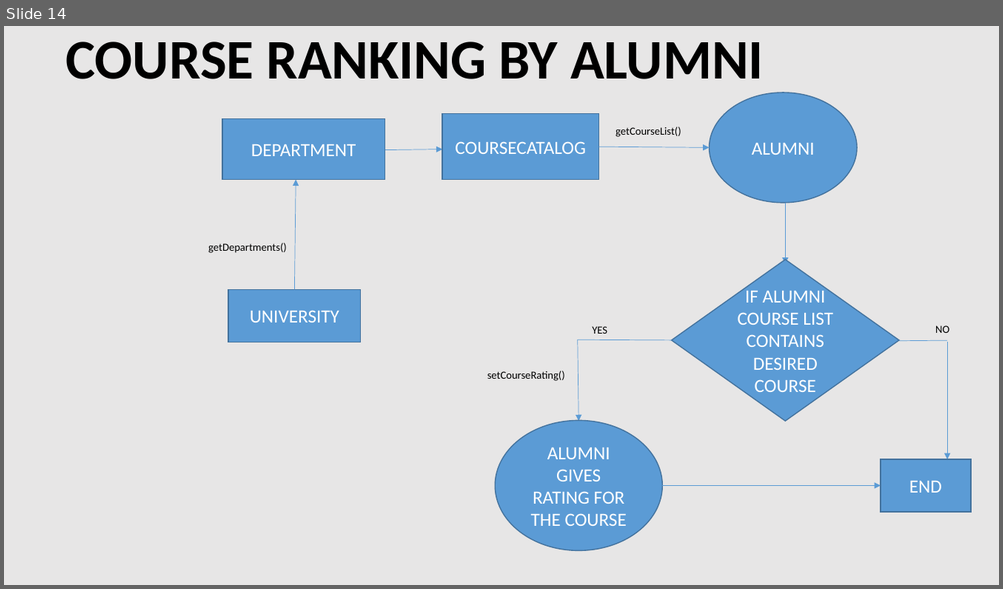
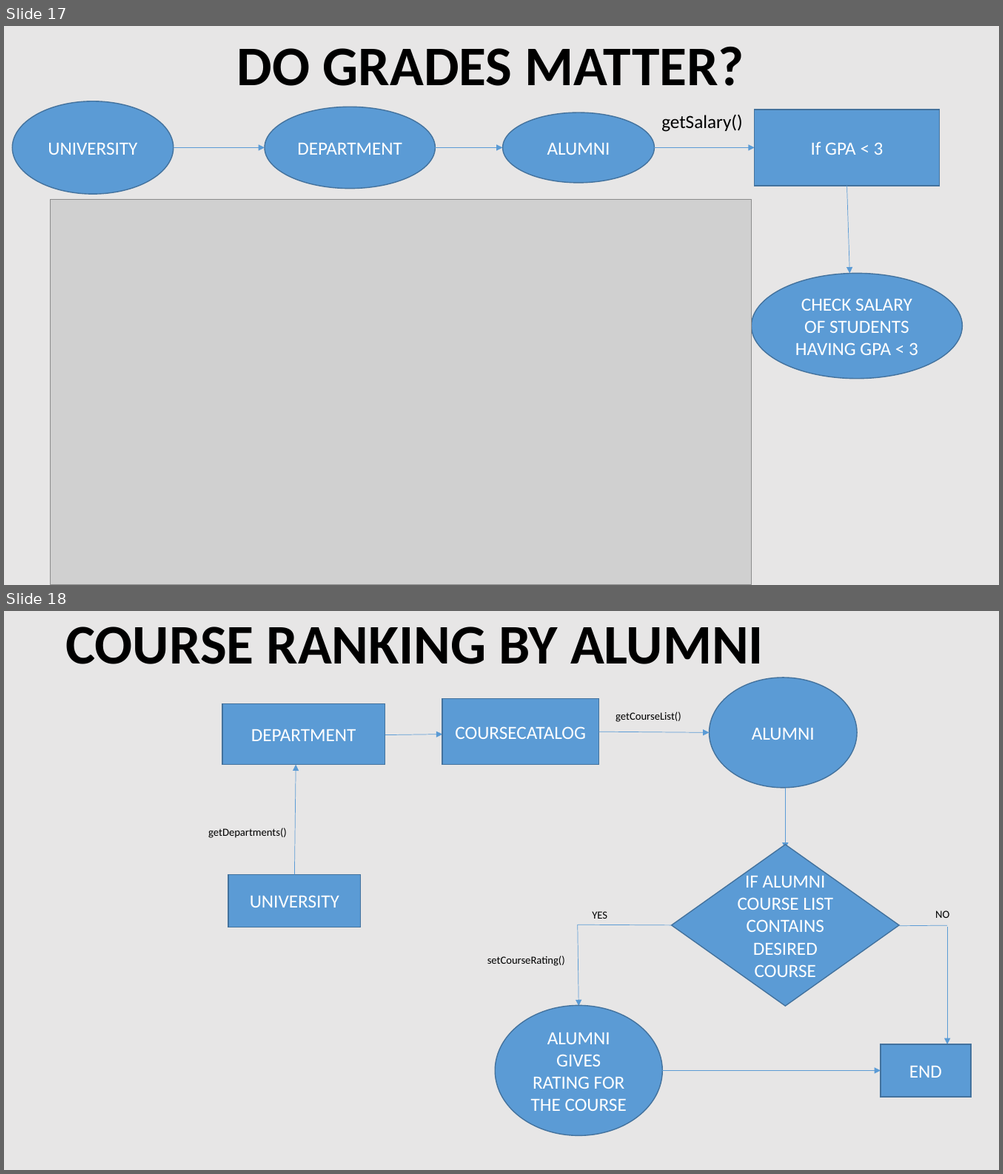
Before and after one commit to survea/INFO5100-GroupWork, a slide deck: GroupPPt_UM.pptx. Shown one above the other, each under a label of ours: slide 14 before the commit, slides 17 and 18 after it. The pictures are 1003x589 and 1003x1174 pixels, drawn with LibreOffice and Linux fonts; fonts in the diff are those of the drawing; grey boxes stand for pictures. Boxes give left, top, right and bottom in pixels: in the first picture for what was removed or moved away, otherwise in the second. Text is boxed around its words. In the diff, an @@ line names an element or a change of style, - is before the commit and + after.

```diff
--- a/GroupPPt_UM.pptx
+++ b/GroupPPt_UM.pptx
@@ slide 17 added at box(4, 26, 999, 585), background #E7E6E6 @@
@@ text added at box(237, 47, 744, 86), 54 pt, text #000000, bold @@
+DO GRADES MATTER?
@@ ellipse added at box(12, 101, 173, 194), fill #5B9BD5, outline #43739E 1 pt, 18 pt, text #FFFFFF @@
+UNIVERSITY
@@ ellipse added at box(264, 107, 435, 189), fill #5B9BD5, outline #43739E 1 pt, 18 pt, text #FFFFFF @@
+DEPARTMENT
@@ ellipse added at box(503, 113, 654, 183), fill #5B9BD5, outline #43739E 1 pt, 18 pt, text #FFFFFF @@
+ALUMNI
@@ text added at box(661, 114, 742, 132), 18 pt, text #000000 @@
+getSalary()
@@ rectangle added at box(754, 110, 939, 186), fill #5B9BD5, outline #43739E 1 pt, 18 pt, text #FFFFFF @@
+If GPA < 3
@@ arrow added from (173, 147) to (264, 147), #5B9BD5 0.5 pt @@
@@ arrow added from (435, 147) to (503, 147), #5B9BD5 0.5 pt @@
@@ arrow added from (654, 147) to (754, 147), #5B9BD5 0.5 pt @@
@@ picture added at box(51, 199, 751, 585) @@
@@ arrow added from (847, 186) to (849, 274), #5B9BD5 0.5 pt @@
@@ ellipse added at box(751, 274, 962, 379), fill #5B9BD5, outline #43739E 1 pt, 18 pt, text #FFFFFF @@
+CHECK SALARY OF STUDENTS HAVING GPA < 3
@@ what was slide 14 is now slide 18 @@
```
Also in this commit, not shown: 6 slides changed, 3 other slides added, 1 other file.
